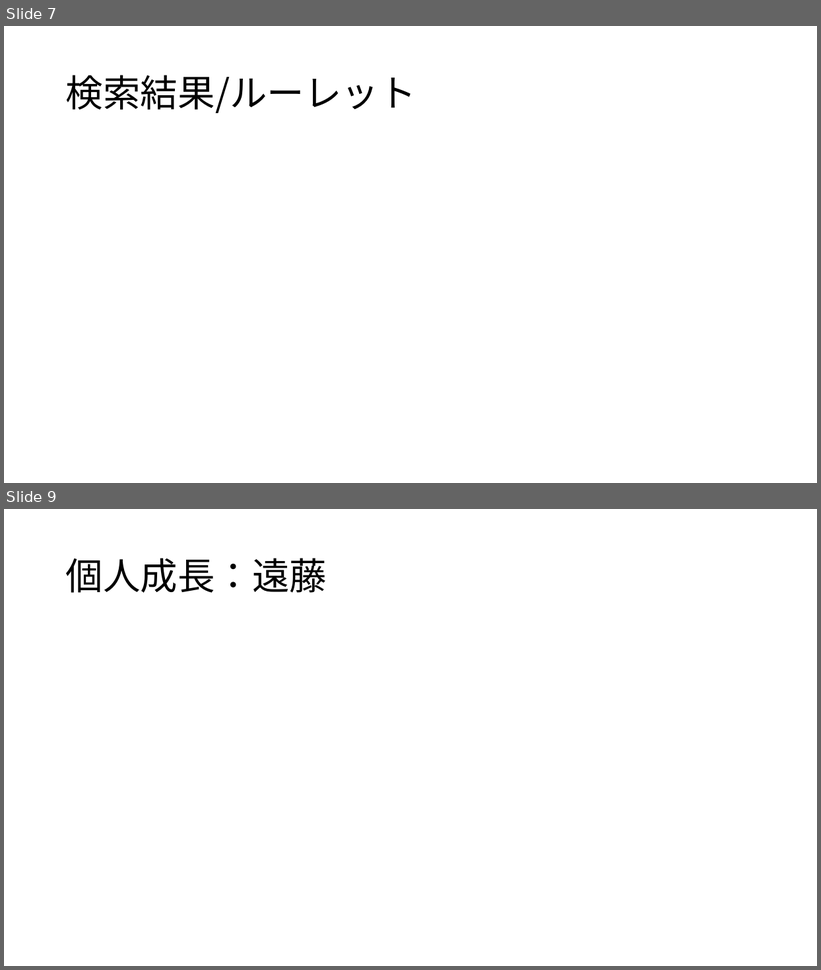
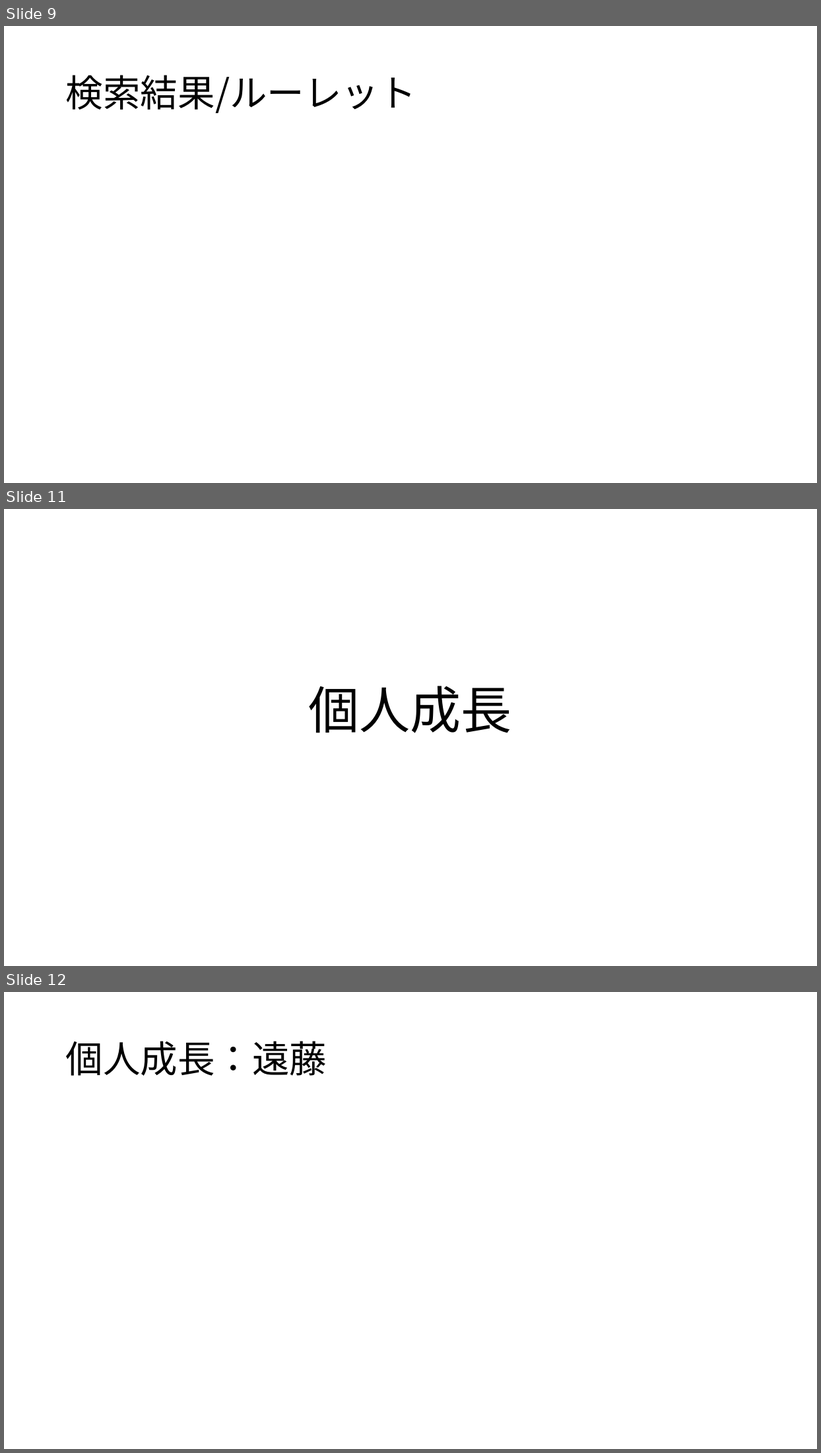
Before and after one commit to dojo2022/B-3, a slide deck: doc/B3炙りえんがわ_成果発表会資料.pptx. Shown one above the other, each under a label of ours: slides 7 and 9 before the commit, slides 9, 11 and 12 after it; the slides between them are not shown. The pictures are 821x970 and 821x1453 pixels, drawn with LibreOffice and Linux fonts; fonts in the diff are those of the drawing. Boxes give left, top, right and bottom in pixels: in the first picture for what was removed or moved away, otherwise in the second. Text is boxed around its words. In the diff, an @@ line names an element or a change of style, - is before the commit and + after.

```diff
--- a/doc/B3炙りえんがわ_成果発表会資料.pptx
+++ b/doc/B3炙りえんがわ_成果発表会資料.pptx
@@ slide 11 added at <box>4,509,817,966</box>, background #FFFFFF @@
@@ title added at <box>309,686,512,733</box>, 60 pt, text #000000 @@
+個人成長
@@ what was slide 7 is now slide 9 @@
@@ what was slide 9 is now slide 12 @@
```
Also in this commit, not shown: 3 slides changed, 3 other slides added, 1 slide removed.
